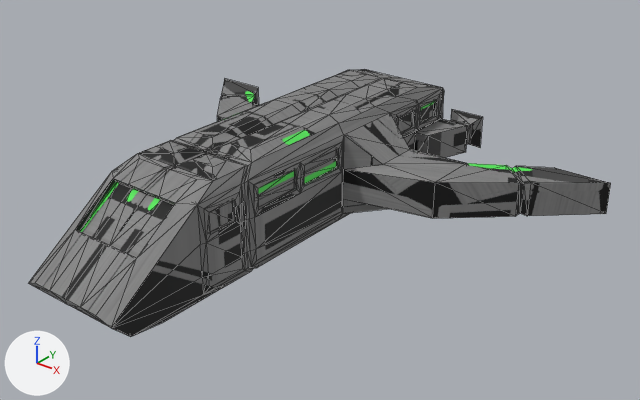
The OBJ model android/assets/models/planes/transporter/transporter.obj, before and after one commit.
Both versions are drawn from a 50 mm lens placed at (0.626, -0.685, 0.414), pointed at (0.05, 0.035, -0.032). Arrows for +X, +Y and +Z are at lower left; the lights stay in place. Mesh edges are drawn as thin lines. Where no turn or scale is listed for an object, it has been applied to the vertices. Vertices at the same position are counted once.
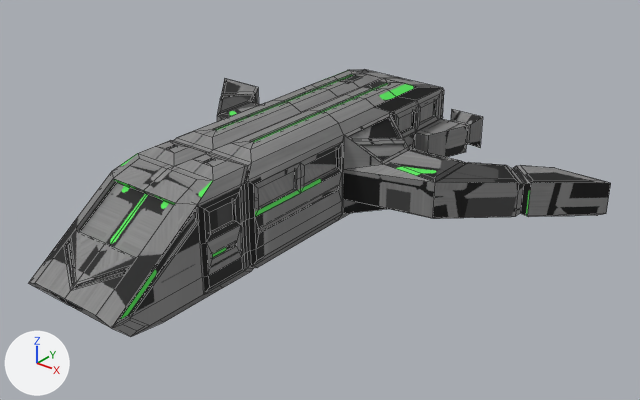
The change, as a list of edits to the scene's bpy script:
```text
Change me_cube:
    used by ob_cube; location = (0.0, 0.0, 0.0)
    remove me_cube.from_pydata(...)  # 448 vertices, 892 faces, 5 loose edges; spans x -0.308..0.308, y -0.283..0.307, z -0.07..0.063
    add me_cube.from_pydata(...)  # 704 vertices, 687 faces, 5 loose edges; spans x -0.308..0.308, y -0.283..0.307, z -0.07..0.063
    me_cube part 1: 240 vertices added at x -0.299..0.299, y -0.276..0.244, z -0.057..0.062
    me_cube part 2: 12 kept faces spanning x -0.168..0.168, y 0.062..0.159, z -0.057..0.008 get new texture (UV) coordinates
```

Location of each change, (x1, y1, x2, y2) in pixels of the pictures (640 x 400 px):
part 1 of me_cube, added: after (29, 70, 609, 337)
part 2 of me_cube, surface changed (grey to black): (218, 116, 432, 214) in both
